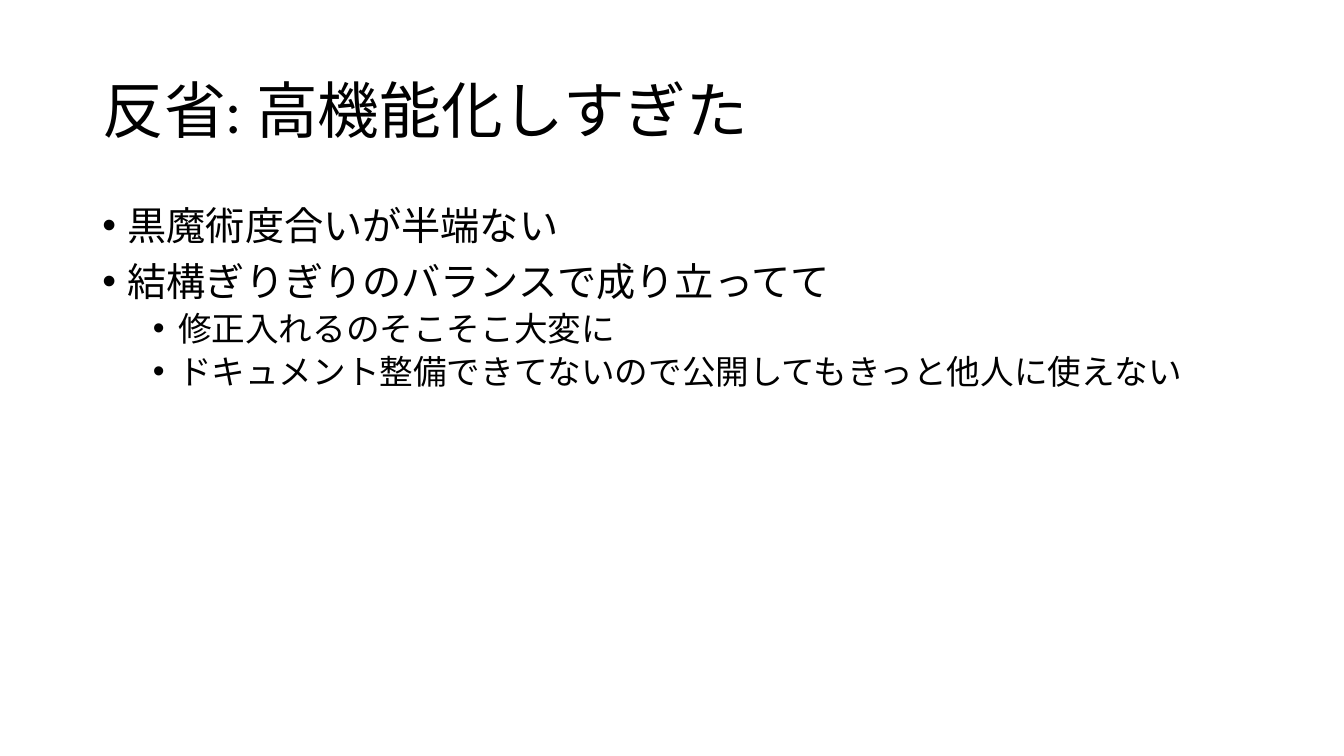
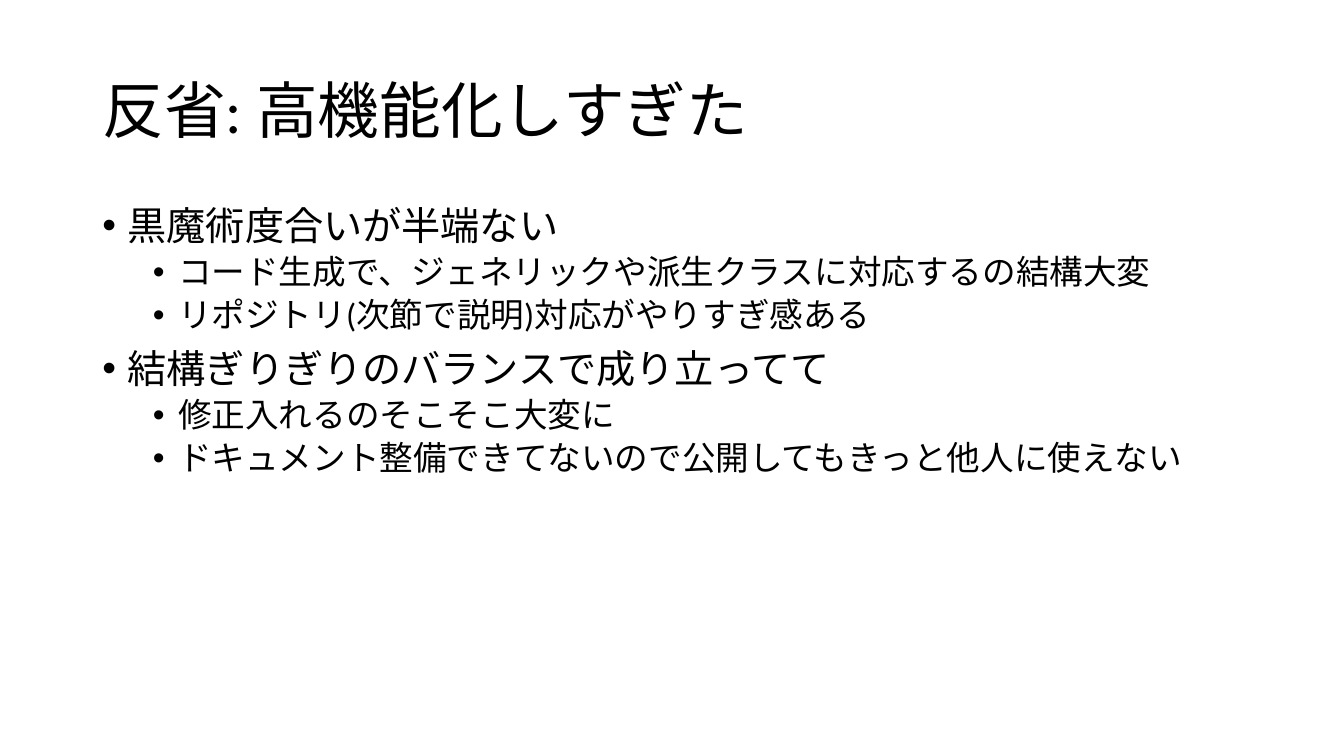
Before and after one commit to ppcuni/UnityCsharp20150321, a slide deck: slide 55 of doc/自社フレームワーク.pptx (slide 52 before the commit). Drawn at 1344x756 pixels with LibreOffice and Linux fonts; fonts in the diff are those of the drawing. Boxes give left, top, right and bottom in pixels: in the first picture for what was removed or moved away, otherwise in the second. Text is boxed around its words. In the diff, an @@ line names an element or a change of style, - is before the commit and + after.

```diff
--- a/doc/自社フレームワーク.pptx
+++ b/doc/自社フレームワーク.pptx
@@ text at <box>178,255,1150,332</box>: paragraphs added @@
+  • コード生成で、ジェネリックや派生クラスに対応するの結構大変
+  • リポジトリ(次節で説明)対応がやりすぎ感ある
```
Also in this commit, not shown: 9 other slides changed, 2 slides added.
